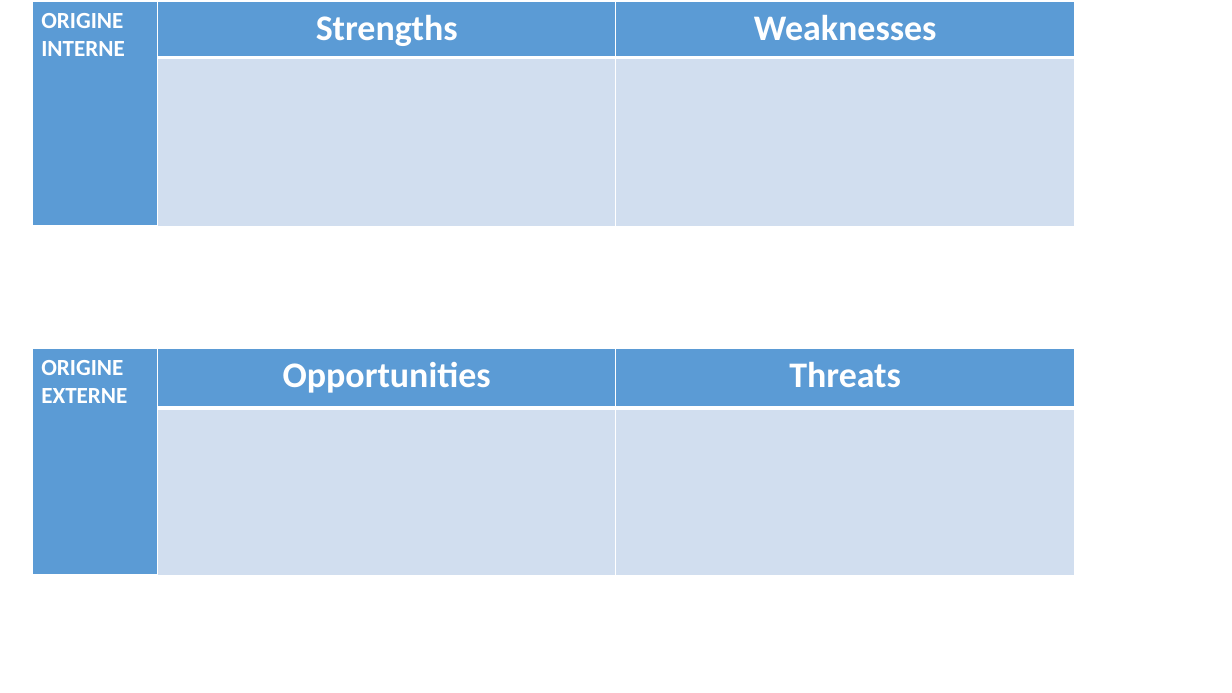
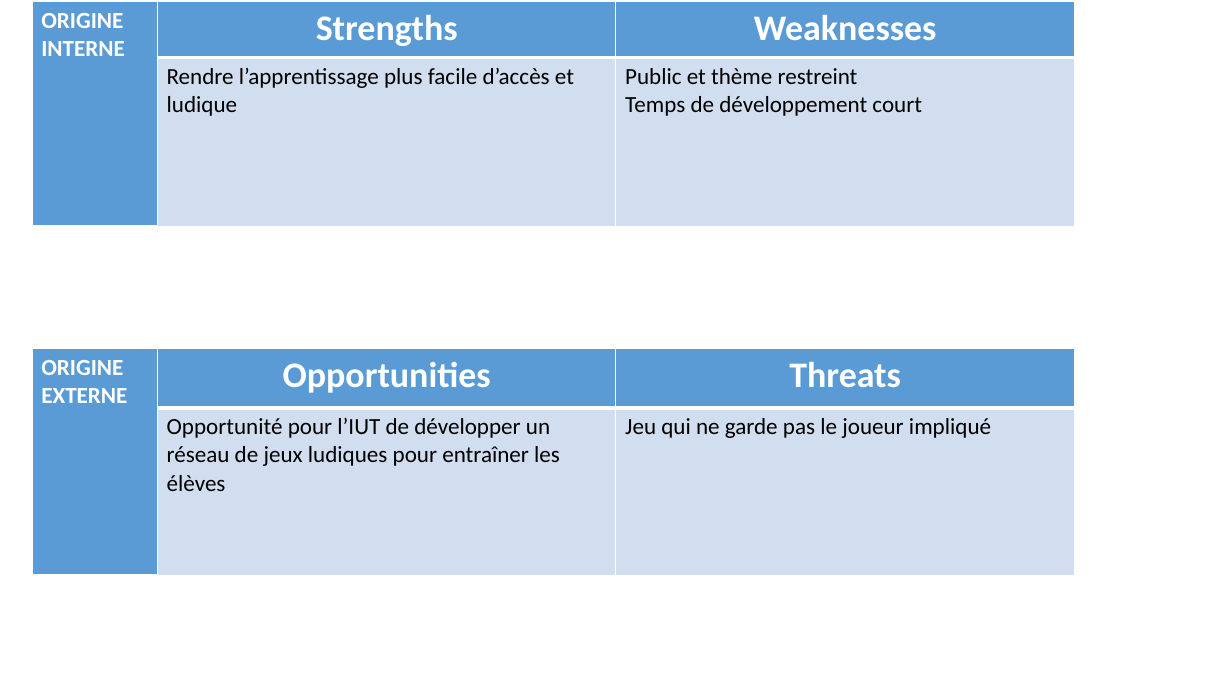
Before and after one commit to Frizzbii/Serious-Game-MMI, a slide deck: slide 1 of 1 - Avant Projet/2 - Outils/14 - SWOT - a finir.pptx. Drawn at 1232x693 pixels with LibreOffice and Linux fonts; fonts in the diff are those of the drawing. Boxes give left, top, right and bottom in pixels: in the first picture for what was removed or moved away, otherwise in the second. Text is boxed around its words. In the diff, an @@ line names an element or a change of style, - is before the commit and + after.

```diff
--- a/1 - Avant Projet/2 - Outils/14 - SWOT - a finir.pptx
+++ b/1 - Avant Projet/2 - Outils/14 - SWOT - a finir.pptx
@@ table at [157, 2, 1074, 438] @@
-row 2, column 1: 
+row 2, column 1: Rendre l’apprentissage plus facile d’accès et ludique
-row 2, column 2: 
+row 2, column 2: Public et thème restreint / Temps de développement court
@@ table at [157, 348, 1074, 576] @@
-row 2, column 1: 
+row 2, column 1: Opportunité pour l’IUT de développer un réseau de jeux ludiques pour entraîner les élèves
-row 2, column 2: 
+row 2, column 2: Jeu qui ne garde pas le joueur impliqué
```
Also in this commit, not shown: 2 other files.
